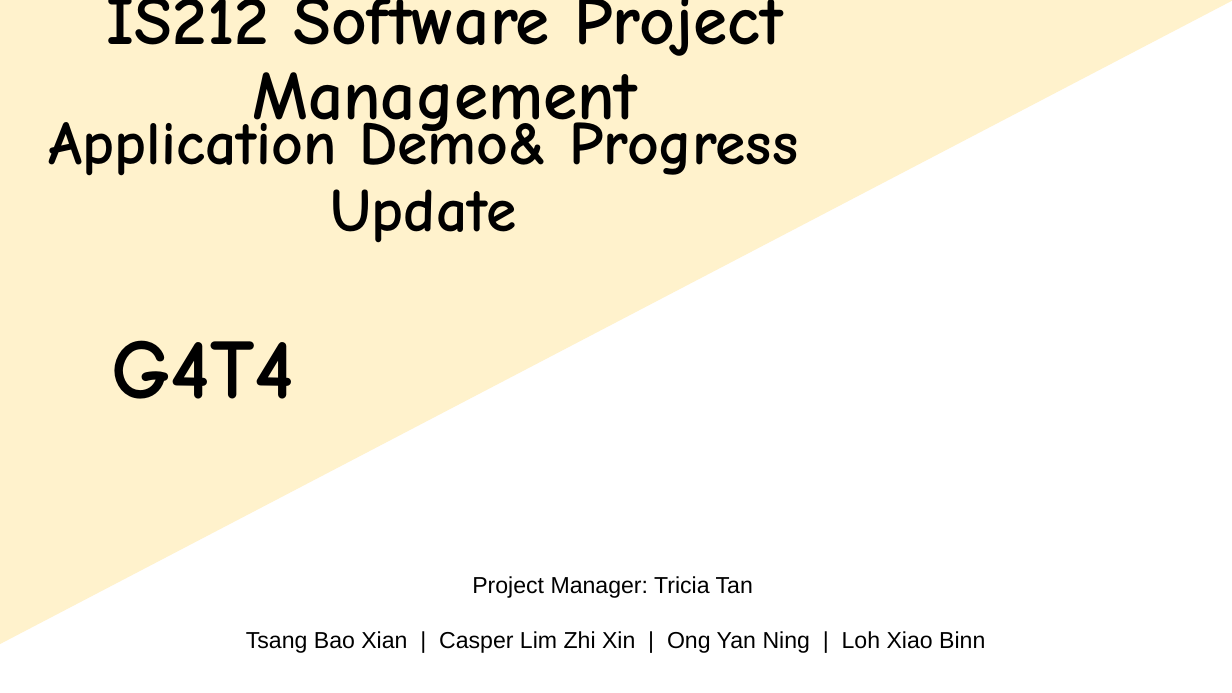
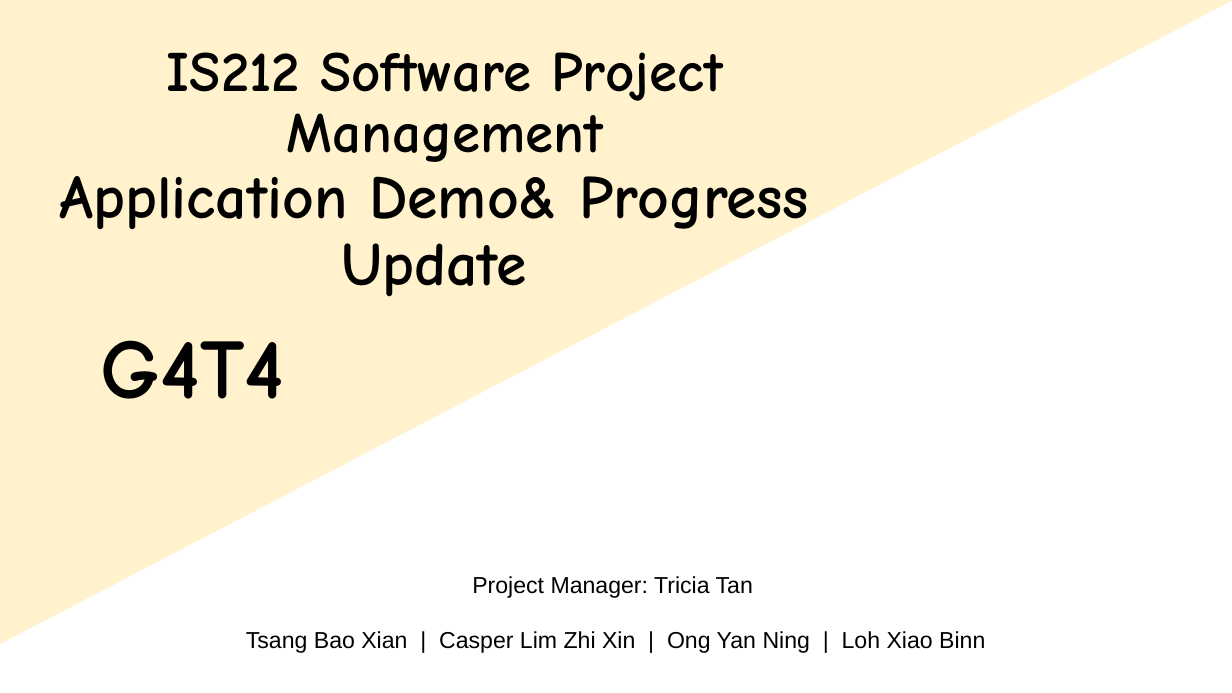
Before and after one commit to xbloh/Online-Course-Bidding-System-, a slide deck: slide 1 of presentations/Week 11 Online Review.pptx. Drawn at 1232x693 pixels with LibreOffice and Linux fonts; fonts in the diff are those of the drawing. Boxes give left, top, right and bottom in pixels: in the first picture for what was removed or moved away, otherwise in the second. Text is boxed around its words. In the diff, an @@ line names an element or a change of style, - is before the commit and + after.

Commit message:
Update Week 11 Online Review.pptx
minor alignment and labelling new functionalities

```diff
--- a/presentations/Week 11 Online Review.pptx
+++ b/presentations/Week 11 Online Review.pptx
@@ text "IS212 Software Project Management" moved from (x1=107, y1=0, x2=784, y2=141) to (x1=167, y1=52, x2=722, y2=162) @@
@@ text "IS212 Software Project Management" at (x1=167, y1=52, x2=722, y2=162): size 54 to 44.4 pt @@
@@ text "Application Demo& Progress Update" rewrapped from (x1=49, y1=111, x2=798, y2=243) to (x1=59, y1=176, x2=808, y2=297) @@
@@ text "G4T4" moved from (x1=111, y1=340, x2=295, y2=399) to (x1=101, y1=340, x2=285, y2=399) @@
```
Also in this commit, not shown: 1 other slide changed.
